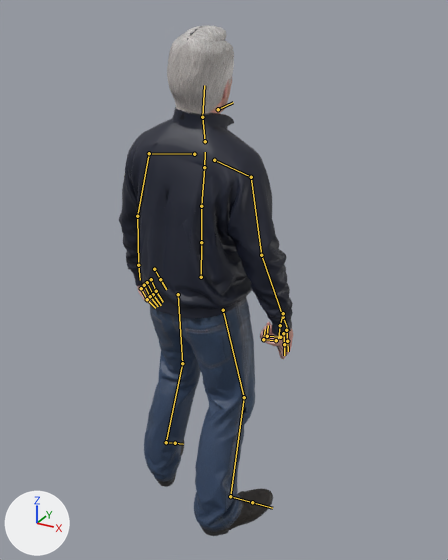
A saved change to the glTF model Projects/StrongestInHistoryVsToday/res/Models/Characters/Boss/sih_boss.gltf.
Before and after are seen from a 50 mm lens placed at (1.041, -1.712, 1.814), pointed at (0.042, 0.104, 0.906). Arrows for +X, +Y and +Z are at lower left; the lights stay in place. The first picture is the older version. Both versions are drawn at frame 2 of the action 'Sign_Domain'; the numbers are the values there. The bones that change, and the others that lie on the model, are drawn over the model as lines.

In view in the first picture: 'sih_boss', 'sih_boss_head'.
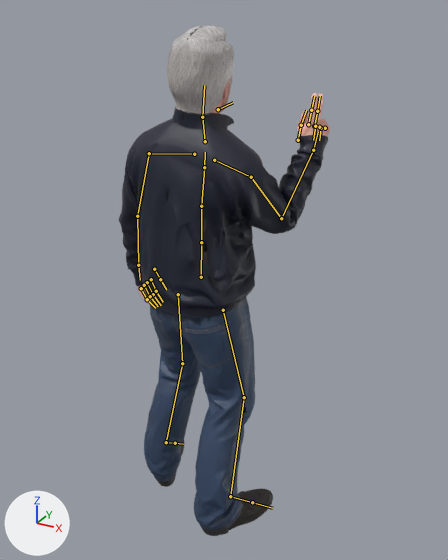
What differs and where, as boxes (x1, y1, x2, y2) in the pictures (448 x 560 px):
'sih_boss', posed (21% wider): before (119, 109, 293, 536); after (119, 93, 330, 536)
bone 'UpperArm_R', root to tip: before (251, 177) to (261, 255); after (251, 177) to (281, 218)
bone 'LowerArm_R', root to tip: before (261, 255) to (283, 317); after (281, 218) to (313, 150)
bone 'Hand_R', root to tip: before (283, 317) to (288, 331); after (313, 150) to (318, 132)

What the commit changed:
Bone 'UpperArm_R' (bone_upperarm_r) turns from (-2, 1, 2) to (38, -8, 28) degrees about its own x, y and z.
Bone 'LowerArm_R' (bone_lowerarm_r) turns from (-12, 3, 11) to (74, 16, -18) degrees about its own x, y and z.
Bone 'Hand_R' (bone_hand_r) turns from (1, -1, -2) to (17, -1, 6) degrees about its own x, y and z.
